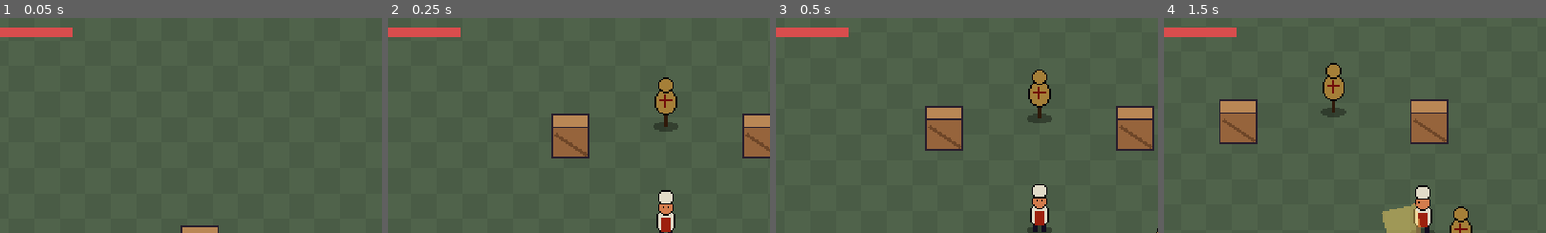
Above: before the commit, frames 1-4 (left to right).
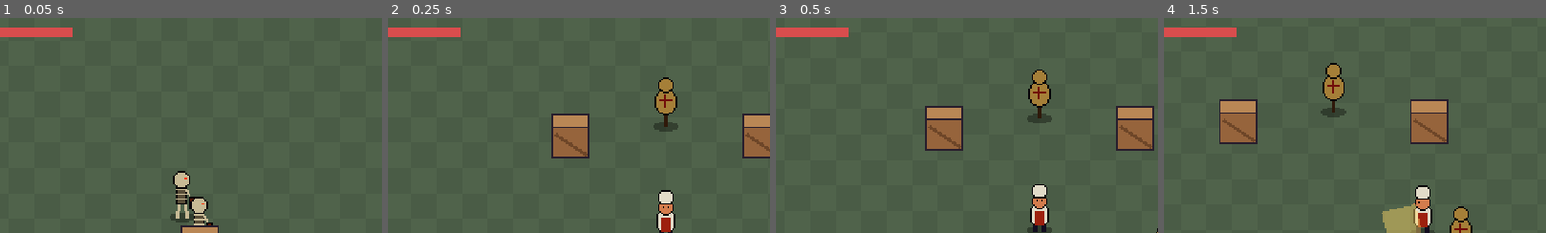
Above: after the commit, the same moments.

Repository: xNeku/cookerlegacy
Game: Godot game, scene res://game/main/main.tscn
Two runs of this game, one before a commit and one after it. Both use one fixed random seed, a clock stepped at 60 frames per second and the inputs below.
Inputs (mouse positions are % of the whole screen's width and height, from its top left):
- Up to frame 1 (0.05 s): no input
- Up to frame 2 (0.25 s): no input
- Up to frame 3 (0.5 s): no input
- Up to frame 4 (1.5 s): tap Enter at 0.5 s; move the mouse to (72, 45) at 0.52 s; hold D (move_right) 0.53-1.28 s; hold K (attack_heavy) 0.53-1.28 s; click (72, 45) at 0.67 s; tap Space (jump) at 0.77 s; move the mouse to (30, 55) at 1.27 s; hold S (move_down) from 1.28 s (still down); tap J (attack_light) at 1.35 s
The pictures show only the part of the screen within x 16-66%, y 1-51%; the shares and areas given below are measured in that part.

The runs differ from the first frame. In frame 1, 1.2% of the frame differs, in the area x 44-56%, y 71-97%; in frame 2, nothing differs; in frame 3, nothing differs; in frame 4, nothing differs.

Commit message:
B-019: esqueleto (escena heredada) + golpes ligeros/fuertes (is_heavy), resistencia y daño por tipo de golpe, aturdir solo con fuertes, rearmarse opcional (Bones, Q-17, desactivado)
Co-Authored-By: Claude Opus 5.5 <noreply@anthropic.com>
Claude-Session: https://claude.ai/code/session_019opLeEuLpxTACDT7pgCg4z

Diff:
--- a/game/combat/attack_data.gd
+++ b/game/combat/attack_data.gd
@@ -21,6 +21,9 @@
 @export var damage: float = 10.0
 ## Fuerza del empujón al enemigo (px/s).
 @export var knockback: float = 80.0
+## Golpe fuerte (△, cargado...). Algunos enemigos solo se aturden o se mueven con
+## golpes fuertes y reciben más daño de ellos (ver EnemyData).
+@export var is_heavy: bool = false
 ## Si es mayor que 0, levanta al enemigo por los aires esta altura (px). Cargado, SaltoGolpe...
 @export var knockup_height: float = 0.0
 
--- a/game/combat/hurtbox.gd
+++ b/game/combat/hurtbox.gd
@@ -9,6 +9,8 @@
 ## Vida a la que se resta el daño. Puede quedar vacía si solo interesa la señal.
 @export var health: Health
 
+## Multiplicador de daño de los golpes fuertes (`AttackData.is_heavy`). Lo pone el dueño.
+var heavy_damage_multiplier: float = 1.0
 ## Si está activo, ignora los golpes (dash, invulnerabilidad tras recibir daño...).
 ## Lo gestiona el dueño.
 var invulnerable: bool = false
@@ -23,6 +25,7 @@
 	if hitbox == null or invulnerable:
 		return
 	if health:
-		health.take_damage(hitbox.damage)
+		var heavy := hitbox.attack != null and hitbox.attack.is_heavy
+		health.take_damage(hitbox.damage * (heavy_damage_multiplier if heavy else 1.0))
 	hit_received.emit(hitbox)
 	hitbox.hit_landed.emit(self)
--- a/game/enemies/enemy.gd
+++ b/game/enemies/enemy.gd
@@ -36,6 +36,9 @@
 ## Su hueco alrededor del cocinero (ángulo, rad). Cada uno nace con uno distinto.
 var surround_angle: float = 0.0
 
+## Si está ahora como montón de huesos (rearmarse).
+var is_bones: bool = false
+
 var _next_attack_at: float = 0.0
 
 @onready var sprite: AnimatedSprite2D = %Sprite
@@ -50,6 +53,7 @@
 func _ready() -> void:
 	health.max_health = data.max_health
 	health.current = data.max_health
+	hurtbox.heavy_damage_multiplier = data.heavy_damage_multiplier
 	health.died.connect(_on_died)
 	hurtbox.hit_received.connect(_on_hit_received)
 	surround_angle = randf() * TAU
@@ -110,20 +114,28 @@
 
 
 func _on_hit_received(hb: Hitbox) -> void:
+	var heavy := hb.attack != null and hb.attack.is_heavy
+	var resistance := data.heavy_knockback_resistance if heavy else data.knockback_resistance
 	# Empujón (también al morir: sale despedido).
-	velocity = hb.direction * hb.knockback * (1.0 - data.knockback_resistance)
-	if health.current <= 0.0:
+	velocity = hb.direction * hb.knockback * (1.0 - resistance)
+	var current := state_machine.current.name
+	if health.current <= 0.0 or current == &"Bones":
 		return
-	var current := state_machine.current.name
 	if hb.attack and hb.attack.knockup_height > 0.0 and current != &"Airborne":
 		knockup_height = hb.attack.knockup_height
 		state_machine.change_to(&"Airborne")
-	elif current != &"Airborne":
-		# Golpe = interrumpe lo que hiciera, aviso incluido.
+	elif current == &"Airborne":
+		return
+	elif heavy or data.light_hits_stagger or current == &"Windup":
+		# Interrumpe lo que hiciera. El aviso se interrumpe siempre.
 		state_machine.change_to(&"Hurt")
 
 
 func _on_died() -> void:
+	# Primera "muerte" con rearmarse activo: se queda como montón de huesos.
+	if data.reassemble_enabled and not is_bones:
+		state_machine.change_to(&"Bones")
+		return
 	state_machine.change_to(&"Dead")
 	died.emit(self)
 
--- a/game/enemies/enemy.tscn
+++ b/game/enemies/enemy.tscn
@@ -16,6 +16,7 @@
 [ext_resource type="Script" path="res://game/enemies/states/hurt.gd" id="14_hurt"]
 [ext_resource type="Script" path="res://game/enemies/states/airborne.gd" id="15_air"]
 [ext_resource type="Script" path="res://game/enemies/states/dead.gd" id="16_dead"]
+[ext_resource type="Script" path="res://game/enemies/states/bones.gd" id="17_bones"]
 
 [sub_resource type="CircleShape2D" id="CircleShape2D_feet"]
 radius = 4.0
@@ -92,3 +93,6 @@
 
 [node name="Dead" type="Node" parent="StateMachine"]
 script = ExtResource("16_dead")
+
+[node name="Bones" type="Node" parent="StateMachine"]
+script = ExtResource("17_bones")
--- a/game/enemies/enemy_data.gd
+++ b/game/enemies/enemy_data.gd
@@ -5,8 +5,15 @@
 
 @export_group("Vida")
 @export var max_health: float = 30.0
-## Cuánto ignora los empujones (0 = vuela con todo, 1 = no se mueve).
+## Cuánto ignora los empujones de golpes ligeros (0 = vuela, 1 = no se mueve).
 @export_range(0.0, 1.0) var knockback_resistance: float = 0.0
+## Lo mismo para golpes fuertes (△, cargado).
+@export_range(0.0, 1.0) var heavy_knockback_resistance: float = 0.0
+## Daño extra que le hacen los golpes fuertes (1 = normal).
+@export var heavy_damage_multiplier: float = 1.0
+## Si los golpes ligeros le aturden. Si no, solo le aturden los fuertes
+## (y cualquier golpe durante el aviso, que siempre lo interrumpe).
+@export var light_hits_stagger: bool = true
 ## Tiempo aturdido tras recibir un golpe (s).
 @export var hurt_time: float = 0.22
 
@@ -42,3 +49,13 @@
 @export var attack_cooldown: float = 0.5
 ## Extra aleatorio a la espera (s), para que un grupo no ataque a la vez.
 @export var attack_cooldown_random: float = 0.4
+
+@export_group("Rearmarse (montón de huesos)")
+## Al morir se queda como montón unos segundos; si no lo rematas, vuelve. (Q-17, por decidir.)
+@export var reassemble_enabled: bool = false
+## Segundos que dura el montón antes de recomponerse.
+@export var reassemble_time: float = 3.0
+## Vida con la que vuelve (proporción de la vida máxima).
+@export_range(0.05, 1.0) var reassemble_health_ratio: float = 0.5
+## Golpes que aguanta el montón antes de morir del todo (vida del montón).
+@export var bones_health: float = 1.0
--- /dev/null
+++ b/game/enemies/skeleton/skeleton.tscn
@@ -0,0 +1,26 @@
+[gd_scene load_steps=5 format=3]
+
+[ext_resource type="PackedScene" path="res://game/enemies/enemy.tscn" id="1_base"]
+[ext_resource type="Resource" path="res://game/enemies/skeleton/skeleton_data.tres" id="2_data"]
+[ext_resource type="SpriteFrames" path="res://game/enemies/skeleton/skeleton_frames.tres" id="3_frames"]
+
+[sub_resource type="RectangleShape2D" id="RectangleShape2D_skel"]
+size = Vector2(14, 26)
+
+[node name="Skeleton" instance=ExtResource("1_base")]
+data = ExtResource("2_data")
+windup_color = Color(1, 0.55, 0.2, 1)
+windup_shake = 0.5
+
+[node name="Sprite" parent="." index="1"]
+sprite_frames = ExtResource("3_frames")
+animation = &"idle"
+autoplay = "idle"
+offset = Vector2(0, -15)
+
+[node name="Collision" parent="." index="2"]
+position = Vector2(0, -3)
+
+[node name="Shape" parent="Hurtbox" index="0"]
+position = Vector2(0, -13)
+shape = SubResource("RectangleShape2D_skel")
--- /dev/null
+++ b/game/enemies/skeleton/skeleton_data.tres
@@ -0,0 +1,35 @@
+[gd_resource type="Resource" script_class="EnemyData" format=3]
+
+[ext_resource type="Script" path="res://game/combat/attack_data.gd" id="1_tfl5x"]
+[ext_resource type="Script" path="res://game/enemies/enemy_data.gd" id="2_poqfw"]
+
+[sub_resource type="Resource" id="Resource_gurrc"]
+script = ExtResource("1_tfl5x")
+animation = &"attack"
+duration = 0.45
+hit_start = 0.04
+hit_end = 0.2
+damage = 14.0
+knockback = 220.0
+is_heavy = true
+hitbox_size = Vector2(26, 34)
+lunge_speed = 70.0
+lunge_time = 0.1
+
+[resource]
+script = ExtResource("2_poqfw")
+max_health = 60.0
+knockback_resistance = 0.9
+heavy_knockback_resistance = 0.35
+heavy_damage_multiplier = 1.5
+light_hits_stagger = false
+hurt_time = 0.3
+move_speed = 55.0
+acceleration = 400.0
+friction = 700.0
+detect_range = 230.0
+lose_range = 450.0
+attack = SubResource("Resource_gurrc")
+windup_time = 0.7
+recovery_time = 0.9
+attack_cooldown = 0.6
--- /dev/null
+++ b/game/enemies/skeleton/skeleton_frames.tres
@@ -0,0 +1,92 @@
+[gd_resource type="SpriteFrames" format=3]
+
+[ext_resource type="Texture2D" path="res://assets/placeholder/skeleton_placeholder.png" id="1_oh4c3"]
+
+[sub_resource type="AtlasTexture" id="AtlasTexture_yae5f"]
+atlas = ExtResource("1_oh4c3")
+region = Rect2(0, 96, 28, 32)
+
+[sub_resource type="AtlasTexture" id="AtlasTexture_wg24w"]
+atlas = ExtResource("1_oh4c3")
+region = Rect2(0, 160, 28, 32)
+
+[sub_resource type="AtlasTexture" id="AtlasTexture_x74qt"]
+atlas = ExtResource("1_oh4c3")
+region = Rect2(0, 128, 28, 32)
+
+[sub_resource type="AtlasTexture" id="AtlasTexture_1wdqw"]
+atlas = ExtResource("1_oh4c3")
+region = Rect2(0, 0, 28, 32)
+
+[sub_resource type="AtlasTexture" id="AtlasTexture_2konc"]
+atlas = ExtResource("1_oh4c3")
+region = Rect2(28, 0, 28, 32)
+
+[sub_resource type="AtlasTexture" id="AtlasTexture_5es0x"]
+atlas = ExtResource("1_oh4c3")
+region = Rect2(0, 32, 28, 32)
+
+[sub_resource type="AtlasTexture" id="AtlasTexture_ibqfn"]
+atlas = ExtResource("1_oh4c3")
+region = Rect2(28, 32, 28, 32)
+
+[sub_resource type="AtlasTexture" id="AtlasTexture_rojoj"]
+atlas = ExtResource("1_oh4c3")
+region = Rect2(0, 64, 28, 32)
+
+[resource]
+animations = [{
+"frames": [{
+"duration": 1.0,
+"texture": SubResource("AtlasTexture_yae5f")
+}],
+"loop": 1,
+"name": &"attack",
+"speed": 1.0
+}, {
+"frames": [{
+"duration": 1.0,
+"texture": SubResource("AtlasTexture_wg24w")
+}],
+"loop": 1,
+"name": &"bones",
+"speed": 1.0
+}, {
+"frames": [{
+"duration": 1.0,
+"texture": SubResource("AtlasTexture_x74qt")
+}],
+"loop": 1,
+"name": &"hurt",
+"speed": 1.0
+}, {
+"frames": [{
+"duration": 1.0,
+"texture": SubResource("AtlasTexture_1wdqw")
+}, {
+"duration": 1.0,
+"texture": SubResource("AtlasTexture_2konc")
+}],
+"loop": 1,
+"name": &"idle",
+"speed": 2.0
+}, {
+"frames": [{
+"duration": 1.0,
+"texture": SubResource("AtlasTexture_5es0x")
+}, {
+"duration": 1.0,
+"texture": SubResource("AtlasTexture_ibqfn")
+}],
+"loop": 1,
+"name": &"run",
+"speed": 5.0
+}, {
+"frames": [{
+"duration": 1.0,
+"texture": SubResource("AtlasTexture_rojoj")
+}],
+"loop": 1,
+"name": &"windup",
+"speed": 1.0
+}]
--- /dev/null
+++ b/game/enemies/states/bones.gd
@@ -0,0 +1,35 @@
+extends EnemyState
+## Montón de huesos (rearmarse, Q-17). Solo si EnemyData.reassemble_enabled.
+## Un golpe (vida `bones_health`) lo remata del todo. Si pasan `reassemble_time` s sin
+## rematarlo, se recompone con `reassemble_health_ratio` de la vida y vuelve a pelear.
+
+var _time: float = 0.0
+
+
+func enter(_previous: State) -> void:
+	_time = 0.0
+	enemy.is_bones = true
+	enemy.hitbox.set_active(false)
+	enemy.health.current = enemy.data.bones_health
+	# Se puede pasar por encima del montón.
+	enemy.set_deferred("collision_layer", 0)
+	enemy.play_animation(&"bones", &"hurt")
+
+
+func exit() -> void:
+	enemy.is_bones = false
+	enemy.set_deferred("collision_layer", 4)
+
+
+func physics_update(delta: float) -> void:
+	_time += delta
+	enemy.apply_friction(delta)
+	enemy.move_and_slide()
+	# Tiembla al final, avisando de que se va a levantar.
+	var left := enemy.data.reassemble_time - _time
+	var shake := Vector2(randf_range(-1.0, 1.0), 0.0) if left < 0.8 else Vector2.ZERO
+	enemy.set_sprite_offset(shake * enemy.windup_shake)
+	if _time >= enemy.data.reassemble_time:
+		enemy.set_sprite_offset(Vector2.ZERO)
+		enemy.health.current = enemy.data.max_health * enemy.data.reassemble_health_ratio
+		machine.change_to(&"Chase")
--- a/game/levels/arena/arena.tscn
+++ b/game/levels/arena/arena.tscn
@@ -8,6 +8,7 @@
 [ext_resource type="PackedScene" path="res://game/ui/player_hud.tscn" id="6_hud"]
 [ext_resource type="Script" path="res://game/levels/enemy_spawner.gd" id="7_spawner"]
 [ext_resource type="PackedScene" path="res://game/enemies/rat/rat.tscn" id="8_rat"]
+[ext_resource type="PackedScene" path="res://game/enemies/skeleton/skeleton.tscn" id="9_skel"]
 
 [sub_resource type="RectangleShape2D" id="RectangleShape2D_h"]
 size = Vector2(1024, 32)
@@ -83,5 +84,14 @@
 enemy_scene = ExtResource("8_rat")
 container = NodePath("../World")
 
+[node name="SkeletonSpawner" type="Marker2D" parent="." node_paths=PackedStringArray("container")]
+position = Vector2(200, 140)
+script = ExtResource("7_spawner")
+enemy_scene = ExtResource("9_skel")
+container = NodePath("../World")
+count = 2
+spawn_radius = 25.0
+respawn_delay = 3.0
+
 [node name="PlayerHud" parent="." node_paths=PackedStringArray("health") instance=ExtResource("6_hud")]
 health = NodePath("../World/Player/Health")
--- a/game/weapons/spatula/spatula_charged_attack.tres
+++ b/game/weapons/spatula/spatula_charged_attack.tres
@@ -6,13 +6,14 @@
 [sub_resource type="Resource" id="Resource_bamdr"]
 script = ExtResource("1_kj1ad")
 animation = &"charged"
-knockup_height = 26.0
 duration = 0.6
 hit_start = 0.08
 hit_end = 0.22
 chain_from = 0.6
 damage = 45.0
 knockback = 360.0
+is_heavy = true
+knockup_height = 26.0
 hitbox_size = Vector2(44, 40)
 hitbox_distance = 20.0
 lunge_speed = 260.0
--- a/game/weapons/spatula/spatula_heavy_combo.tres
+++ b/game/weapons/spatula/spatula_heavy_combo.tres
@@ -12,6 +12,7 @@
 chain_from = 0.32
 damage = 18.0
 knockback = 160.0
+is_heavy = true
 hitbox_size = Vector2(28, 24)
 hitbox_distance = 16.0
 lunge_speed = 150.0
@@ -30,6 +31,7 @@
 chain_from = 0.55
 damage = 26.0
 knockback = 240.0
+is_heavy = true
 hitbox_size = Vector2(32, 30)
 hitbox_distance = 17.0
 lunge_speed = 170.0
Binary file added: assets/placeholder/skeleton_placeholder.png
Not shown, added: assets/placeholder/skeleton_placeholder.png.import
Not shown: 1 places in game/enemies/enemy.tscn that only renumber resources
Not shown, added: game/enemies/states/bones.gd.uid
